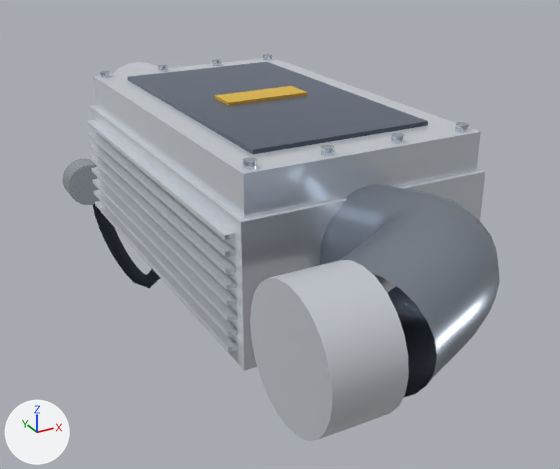
One commit to the glTF model assets/glb/original/forced_induction/supercharger_twin_screw.glb: the scene before it, then after it.
The view is the same before and after, from a 50 mm camera at (-0.346, -0.667, 0.365) aimed at (0.034, 0.024, 0.019). The axes (+X, +Y, +Z) are drawn at lower left. The lights are the same throughout. The picture after the commit comes second. Where no turn or scale is listed for an object, it has been applied to the vertices. Vertices at exactly the same position are counted once.

Before the edit, the objects in view are built like this:
```python
ob_blower_case_block = bpy.data.objects.new('Blower_Case_Block', me_mesh_0)
ob_blower_case_block.location = (0.0, 0.0, 0.08)
ob_blower_cooling_rib_l_1 = bpy.data.objects.new('Blower_Cooling_Rib_L_1', me_mesh_1)
ob_blower_cooling_rib_l_1.location = (-0.1222, 0.0, 0.0318)
ob_blower_cooling_rib_l_4 = bpy.data.objects.new('Blower_Cooling_Rib_L_4', me_mesh_4)
ob_blower_cooling_rib_l_4.location = (-0.1222, 0.0, 0.0736)
ob_blower_cooling_rib_l_5 = bpy.data.objects.new('Blower_Cooling_Rib_L_5', me_mesh_5)
ob_blower_cooling_rib_l_5.location = (-0.1222, 0.0, 0.0875)
ob_blower_cooling_rib_l_6 = bpy.data.objects.new('Blower_Cooling_Rib_L_6', me_mesh_6)
ob_blower_cooling_rib_l_6.location = (-0.1222, 0.0, 0.1014)
ob_blower_cooling_rib_l_7 = bpy.data.objects.new('Blower_Cooling_Rib_L_7', me_mesh_7)
ob_blower_cooling_rib_l_7.location = (-0.1222, 0.0, 0.1154)
ob_blower_cooling_rib_l_8 = bpy.data.objects.new('Blower_Cooling_Rib_L_8', me_mesh_8)
ob_blower_cooling_rib_l_8.location = (-0.1222, 0.0, 0.1293)
ob_cnc_92mm_billet_throttle_body = bpy.data.objects.new('CNC_92mm_Billet_Throttle_Body', me_mesh_40)
ob_cnc_92mm_billet_throttle_body.location = (-0.1179, -0.3108, 0.1014)
ob_intercooler_core_lid = bpy.data.objects.new('Intercooler_Core_Lid', me_mesh_17)
ob_intercooler_core_lid.location = (0.0, 0.0, 0.1604)
# me_mesh_40
# before: 0 (-0.0268, -0.0514, 0.0) at pixel (332, 402), 23 (-0.0268, -0.0497, -0.0133) at pixel (330, 420), 24 (-0.0268, -0.0514, 0.0) at pixel (332, 402), 25 (0.0268, -0.0514, 0.0) at pixel (408, 376), 48 (0.0268, -0.0497, -0.0133) at pixel (405, 393)
# before: 49 (0.0268, -0.0514, 0.0) at pixel (408, 376), 50 (-0.0268, 0.0, 0.0) at pixel (287, 359), 51 (0.0268, 0.0, 0.0)
# also in view: 'Belt_Tensioner_Idler_Pulley' at (-0.08, 0.397, -0.016); 'Intake_Plenum_Rear_Elbow' at (-0.027, -0.27, 0.107); 'Supercharger_Carbon_Top_Plate' at (0.0, 0.0, 0.181); 'Blower_Cooling_Rib_L_3' at (-0.122, 0.0, 0.06); 'Cogged_Supercharger_Drive_Belt' at (0.0, 0.397, -0.051)
```
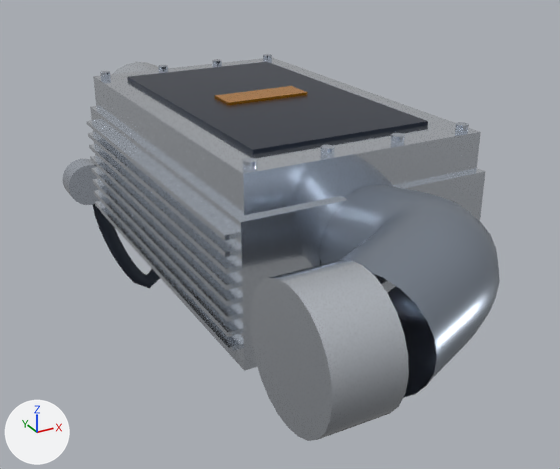
Where the newer file only moved an object's origin or applied its transform, the numbers keep the older frame.

Location of each change, [x1, y1, x2, y2] in pixels of the pictures (560 x 469 px; the box of a moved part takes in the faces that stretch with it):
'Intercooler_Core_Lid', surface changed (darker): [93, 58, 481, 218] in both
'CNC_92mm_Billet_Throttle_Body', surface changed: [250, 260, 409, 441] in both
'Supercharger_Carbon_Top_Plate', surface changed (darker): [127, 62, 428, 154] in both
'Blower_Case_Block', surface changed: [90, 106, 486, 371] in both
'Blower_Cooling_Rib_L_6', surface changed: [89, 144, 236, 274] in both
'Blower_Cooling_Rib_L_7', surface changed: [88, 132, 236, 257] in both
'Blower_Cooling_Rib_L_8', surface changed: [87, 120, 235, 240] in both
'Blower_Cooling_Rib_L_5', surface changed: [90, 156, 236, 290] in both
'Blower_Cooling_Rib_L_4', surface changed: [92, 167, 237, 306] in both
'Blower_Cooling_Rib_L_3', surface changed: [93, 179, 237, 322] in both
'Blower_Cooling_Rib_L_2', surface changed: [94, 190, 238, 337] in both
'Blower_Cooling_Rib_L_1', surface changed: [95, 201, 238, 352] in both
'Embossed_Apex_SC_Emblem', surface changed (darker): [214, 86, 308, 105] in both
'Billet_Drive_Snout_Housing', surface changed: [113, 62, 158, 74] in both
part 1 of me_mesh_39, reshaped: [332, 185, 473, 392] in both
part 2 of me_mesh_40, moved or reshaped: [290, 362, 408, 420] in both

What changed in the scene script:
```text
Change mat_machined_billet_surface:
    remove mat_machined_billet_surface.sheen_weight = 1.0
    remove mat_machined_billet_surface.sheen_roughness = 1.0
    remove mat_machined_billet_surface.sheen_tint = (0.638, 0.665, 0.708)  # light grey #d1d5db
Change mat_autoclaved_2x2_twill_dry_carbon:
    remove mat_autoclaved_2x2_twill_dry_carbon.coat_weight = 0.6
    remove mat_autoclaved_2x2_twill_dry_carbon.sheen_weight = 1.0
    remove mat_autoclaved_2x2_twill_dry_carbon.sheen_roughness = 1.0
    remove mat_autoclaved_2x2_twill_dry_carbon.sheen_tint = (0.063, 0.0908, 0.141)  # dark blue #475569
Change mat_billet_gold_anodized:
    remove mat_billet_gold_anodized.sheen_weight = 1.0
    remove mat_billet_gold_anodized.sheen_roughness = 1.0
    remove mat_billet_gold_anodized.sheen_tint = (0.973, 0.651, 0.0742)  # yellow #fcd34d
Change mat_cast_magnesium_aluminum:
    remove mat_cast_magnesium_aluminum.coat_weight = 0.2
    remove mat_cast_magnesium_aluminum.coat_roughness = 0.3
Change me_mesh_39:
    used by ob_intake_plenum_rear_elbow; location = (0.0, 0.0, 0.08)
    remove me_mesh_39.from_pydata(...)  # 408 vertices, 768 faces; spans x -0.108..0.055, y -0.355..-0.186, z -0.028..0.081
    add me_mesh_39.from_pydata(...)  # 278 vertices, 508 faces; spans x -0.108..0.055, y -0.355..-0.186, z -0.028..0.081
    me_mesh_39 part 1
    130 vertices are removed from x -0.086..0.051, y -0.349..-0.196, z -0.026..0.079
    414 faces are deleted
    154 new faces join them
Change me_mesh_40:
    used by ob_cnc_92mm_billet_throttle_body; location = (-0.1179, -0.3108, 0.1014)
    verts and faces of me_mesh_40; kept vertices keep their numbers, new ones are numbered from 52
    remove me_mesh_40.from_pydata(...)  # 52 vertices, 96 faces; spans x -0.0268..0.0268, y -0.0514..0.0514, z -0.0514..0.0514
    add me_mesh_40.from_pydata(...)  # 50 vertices, 96 faces; spans x -0.0268..0.0268, y -0.0514..0.0514, z -0.0514..0.0514
    me_mesh_40 part 2
    add delete_vertices([24, 49])  # with the faces that use them
    add faces += [(0, 23, 48), (0, 48, 25), (0, 50, 23), (25, 48, 51)]
```
